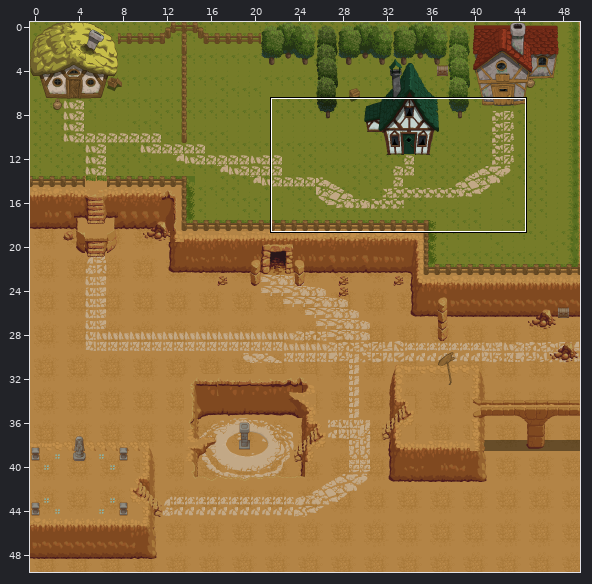
Tiled map: Resources/Maps/DeathDesert/DeathDesert.tmx. Above, an overview of the earlier version with the close-up marked.
Close-up. Old version:
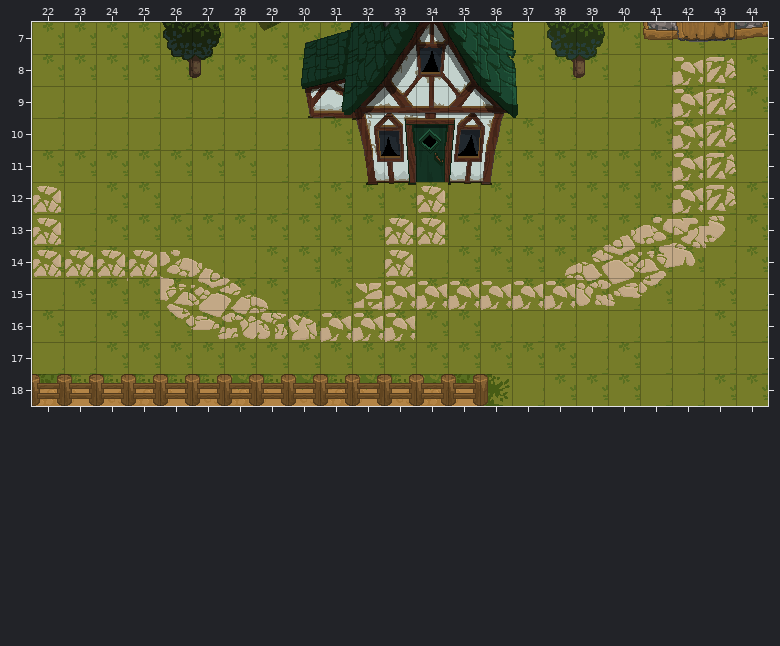
Cells are 32x32 px. Shown: x 22..44, y 7..18. The commit also changed other parts of the map, which this record leaves out.
After the commit:
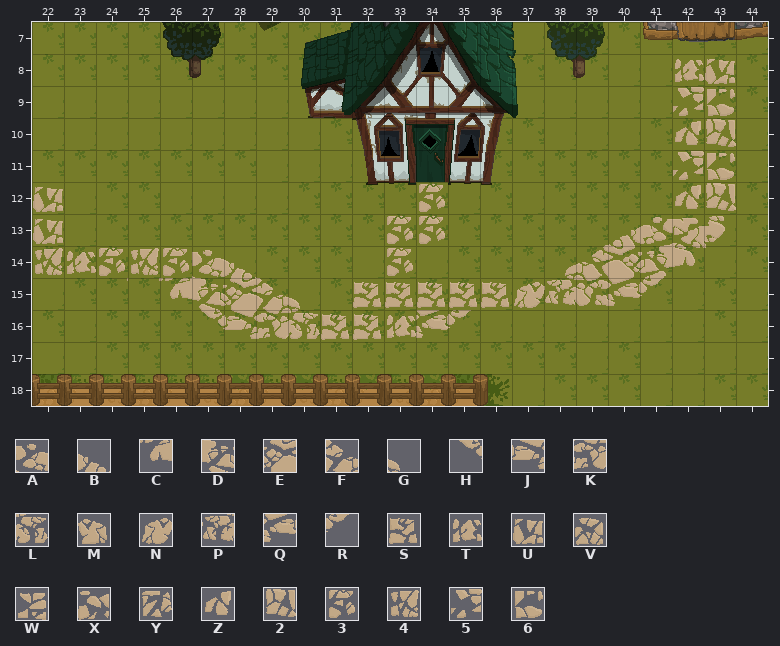
Key: from "DesertRoad": A 27, B 28, C 46, D 47, E 48, F 49, G 50, H 67, J 68, K 69, L 70, M 71, N 72, P 73, Q 75, R 76, S 86, T 87, U 88, V 91, W 93, X 94, Y 95, Z 107, 2 108, 3 109, 4 110, 5 114, 6 115.
_ is an empty cell, . an unchanged one.
The exact change:
--- layer "Road"
@@ x 22..43 @@
- 8 ....................__
- 9 ....................__
-10 ....................__
-11 ....................__
-12 _..........._.......__
-13 _..........__.........
-14 _______...._..........
-15 ...._____._______.....
-16 ....._________........
+ 8 ....................TU
+ 9 ....................56
+10 ....................Z2
+11 ....................56
+12 U...........3.......Z2
+13 U..........33.........
+14 4T343AB....3..........
+15 ....CDEFG.SSSSSNP.....
+16 .....HJKLSSTQR........
--- layer "StructBridge"
@@ x 22..43 @@
- 8 ....................XY
- 9 ....................XY
-10 ....................XY
-11 ....................XY
-12 V...........V.......XY
-13 V..........VV.........
-14 VVVVAB.....V..........
-15 ....DEFG..WXXXXXX.....
-16 ....HJKLMXXX..........
+ 8 ....................__
+ 9 ....................__
+10 ....................__
+11 ....................__
+12 _..........._.......__
+13 _..........__.........
+14 ______....._..........
+15 ....____.._______.....
+16 ....________..........
Pixel boxes of the changes (left, top, right, bottom) in both close-ups:
changed: (672, 57, 736, 214)
changed: (33, 184, 576, 342)
